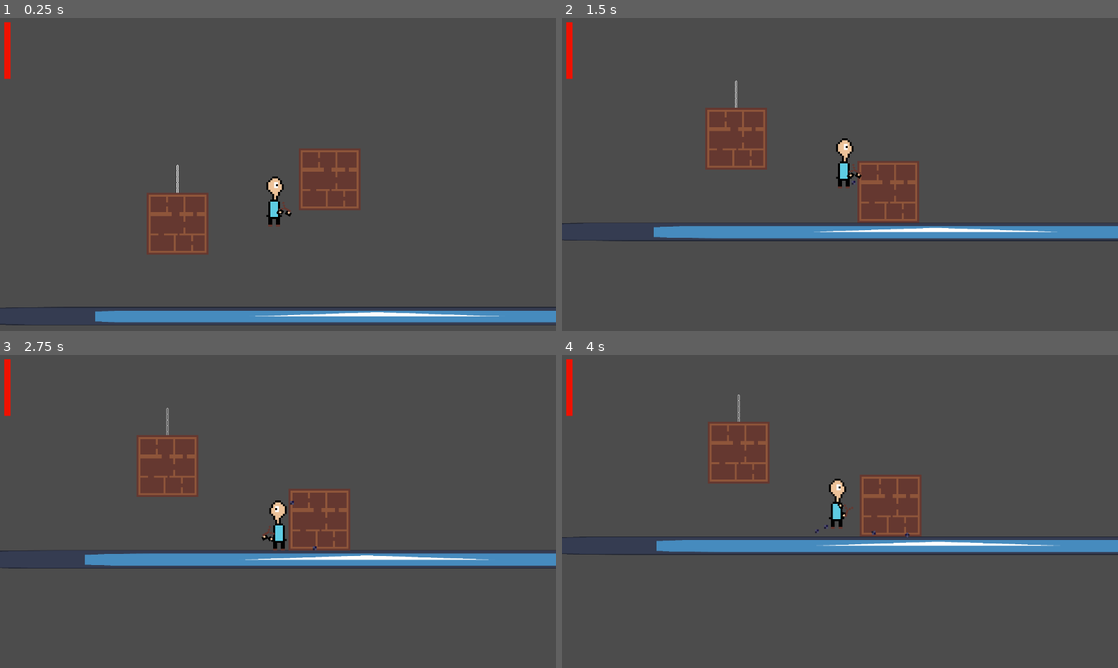
Above: before the commit, frames 1-4 (two rows, left to right).
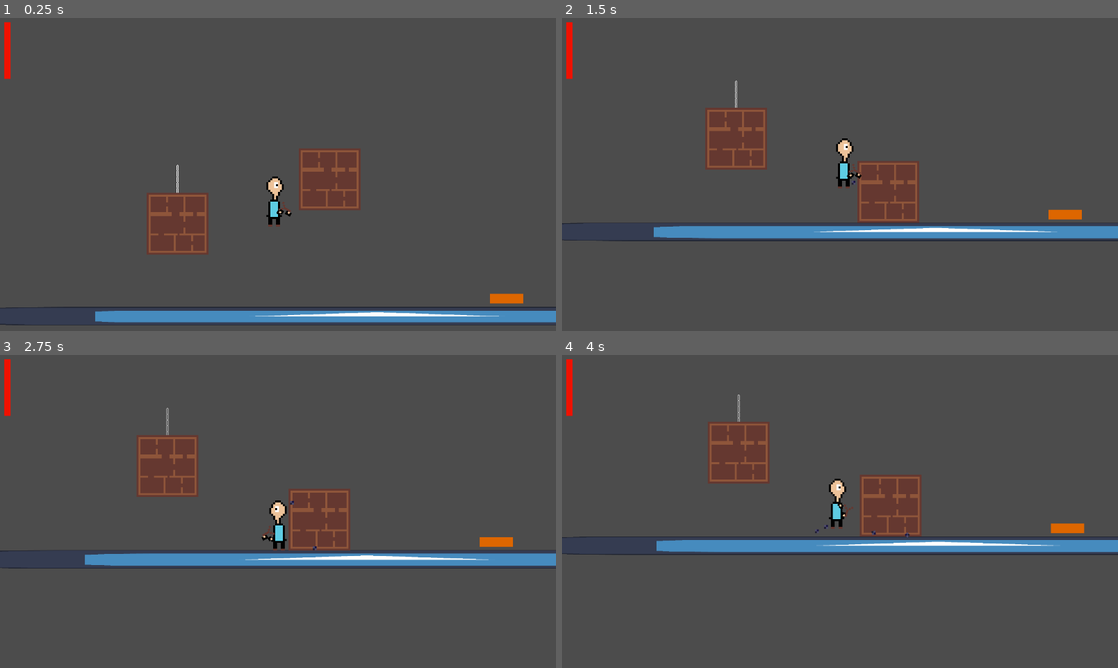
Above: after the commit, the same moments.

Repository: abc-is-here/protect-with-stones
Game: Godot game, scene res://scenes/world.tscn
Same seed, same stepped clock (60 frames per second), same inputs: the game is played once before the commit and once after it. The engine's default icon, where the game draws it, is replaced by a stand-in: a white triangle on a blue panel in a dark square.
Inputs (mouse positions are in pixels of both pictures, inside the frame that each line leads up to):
- Up to frame 1 (0.25 s): no input
- Up to frame 2 (1.5 s): tap Enter at 0.5 s; move the mouse to (962, 158) at 0.52 s; press the mouse at (962, 158) at 0.53 s; hold Right (right) 0.53-1.25 s; tap Space (jump) at 0.77 s; release the mouse at (962, 158) at 1.25 s; drag from (728, 190) to (812, 237) at 1.27 s
- Up to frame 3 (2.75 s): move the mouse to (333, 442) at 2.02 s; press the mouse at (333, 442) at 2.03 s; hold Left (left) from 2.03 s (still down)
- Up to frame 4 (4 s): release Left (left) at 2.75 s; release the mouse at (895, 442) at 2.75 s; drag from (812, 574) to (673, 464) at 2.77 s; move the mouse to (1006, 558) at 3.52 s; press the mouse at (1006, 558) at 3.53 s; hold Right (right) from 3.53 s (still down); tap Space (jump) at 3.77 s

The runs differ from the first frame. In frame 1, 0.2% of the frame differs, in the area x 88-95%, y 88-92%; in frame 2, 0.2%; in frame 3, 0.2%; in frame 4, 0.2%.

Commit message:
doors that open with buttons

Diff:
--- /dev/null
+++ b/scenes/door_and_button.tscn
@@ -0,0 +1,41 @@
+[gd_scene load_steps=4 format=3 uid="uid://dxbro8gysd6n4"]
+
+[ext_resource type="Script" uid="uid://cq1js7vijqeb8" path="res://scripts/door_and_button.gd" id="1_1jcky"]
+
+[sub_resource type="RectangleShape2D" id="RectangleShape2D_hc54r"]
+size = Vector2(74, 560)
+
+[sub_resource type="RectangleShape2D" id="RectangleShape2D_1jcky"]
+size = Vector2(69, 27)
+
+[node name="door_and_button" type="Node2D"]
+script = ExtResource("1_1jcky")
+
+[node name="door" type="RigidBody2D" parent="."]
+
+[node name="CollisionShape2D" type="CollisionShape2D" parent="door"]
+position = Vector2(1013, 368)
+shape = SubResource("RectangleShape2D_hc54r")
+
+[node name="ColorRect" type="ColorRect" parent="door"]
+offset_left = 976.0
+offset_top = 87.0
+offset_right = 1049.0
+offset_bottom = 646.0
+
+[node name="button" type="Area2D" parent="."]
+position = Vector2(0, 1)
+
+[node name="ColorRect" type="ColorRect" parent="button"]
+offset_left = 494.0
+offset_top = 620.0
+offset_right = 563.0
+offset_bottom = 640.0
+color = Color(0.867111, 0.400439, 1.92523e-07, 1)
+
+[node name="CollisionShape2D" type="CollisionShape2D" parent="button"]
+position = Vector2(528.5, 633.5)
+shape = SubResource("RectangleShape2D_1jcky")
+
+[connection signal="body_entered" from="button" to="." method="_on_button_body_entered"]
+[connection signal="body_exited" from="button" to="." method="_on_button_body_exited"]
--- a/scenes/player.tscn
+++ b/scenes/player.tscn
@@ -44,7 +44,7 @@
 radius = 12.0
 height = 98.0
 
-[node name="player" type="CharacterBody2D"]
+[node name="player" type="CharacterBody2D" groups=["player"]]
 floor_block_on_wall = false
 script = ExtResource("1_tuyoq")
 
--- a/scenes/world.tscn
+++ b/scenes/world.tscn
@@ -1,10 +1,11 @@
-[gd_scene load_steps=7 format=3 uid="uid://cdfaj2e6rmlif"]
+[gd_scene load_steps=8 format=3 uid="uid://cdfaj2e6rmlif"]
 
 [ext_resource type="Texture2D" uid="uid://bpier3uq4phgx" path="res://icon.svg" id="1_rwgxs"]
 [ext_resource type="PackedScene" uid="uid://gr62bmdtrxqu" path="res://scenes/player.tscn" id="2_rwgxs"]
 [ext_resource type="PackedScene" uid="uid://cks5p1d35kxx7" path="res://scenes/box.tscn" id="3_4wyf3"]
 [ext_resource type="PackedScene" uid="uid://dgwwc47uuqew8" path="res://scenes/chain.tscn" id="4_k0juu"]
 [ext_resource type="PackedScene" uid="uid://edrl4y3ktvi2" path="res://scenes/screen_ui.tscn" id="5_71j4m"]
+[ext_resource type="PackedScene" uid="uid://dxbro8gysd6n4" path="res://scenes/door_and_button.tscn" id="6_qfnet"]
 
 [sub_resource type="RectangleShape2D" id="RectangleShape2D_k0juu"]
 size = Vector2(1700, 40.5)
@@ -37,3 +38,6 @@
 [node name="UI" type="CanvasLayer" parent="."]
 
 [node name="screen_ui" parent="UI" instance=ExtResource("5_71j4m")]
+
+[node name="door_and_button" parent="." instance=ExtResource("6_qfnet")]
+position = Vector2(-55, -340)
--- /dev/null
+++ b/scripts/door_and_button.gd
@@ -0,0 +1,22 @@
+extends Node2D
+
+@export var door_offset: float = 620
+
+var door_closed_pos: Vector2
+var door_open_pos: Vector2
+var bodies_on_button := 0
+
+func _ready() -> void:
+	door_closed_pos = $door.position
+	door_open_pos = door_closed_pos + Vector2(0, door_offset)
+
+func _on_button_body_entered(body: Node2D) -> void:
+	if body.is_in_group("player") or body.is_in_group("box"):
+		bodies_on_button += 1
+		$door.position = door_open_pos
+
+func _on_button_body_exited(body: Node2D) -> void:
+	if body.is_in_group("player") or body.is_in_group("box"):
+		bodies_on_button = max(0, bodies_on_button - 1)
+		if bodies_on_button == 0:
+			$door.position = door_closed_pos
Not shown, added: scripts/door_and_button.gd.uid
